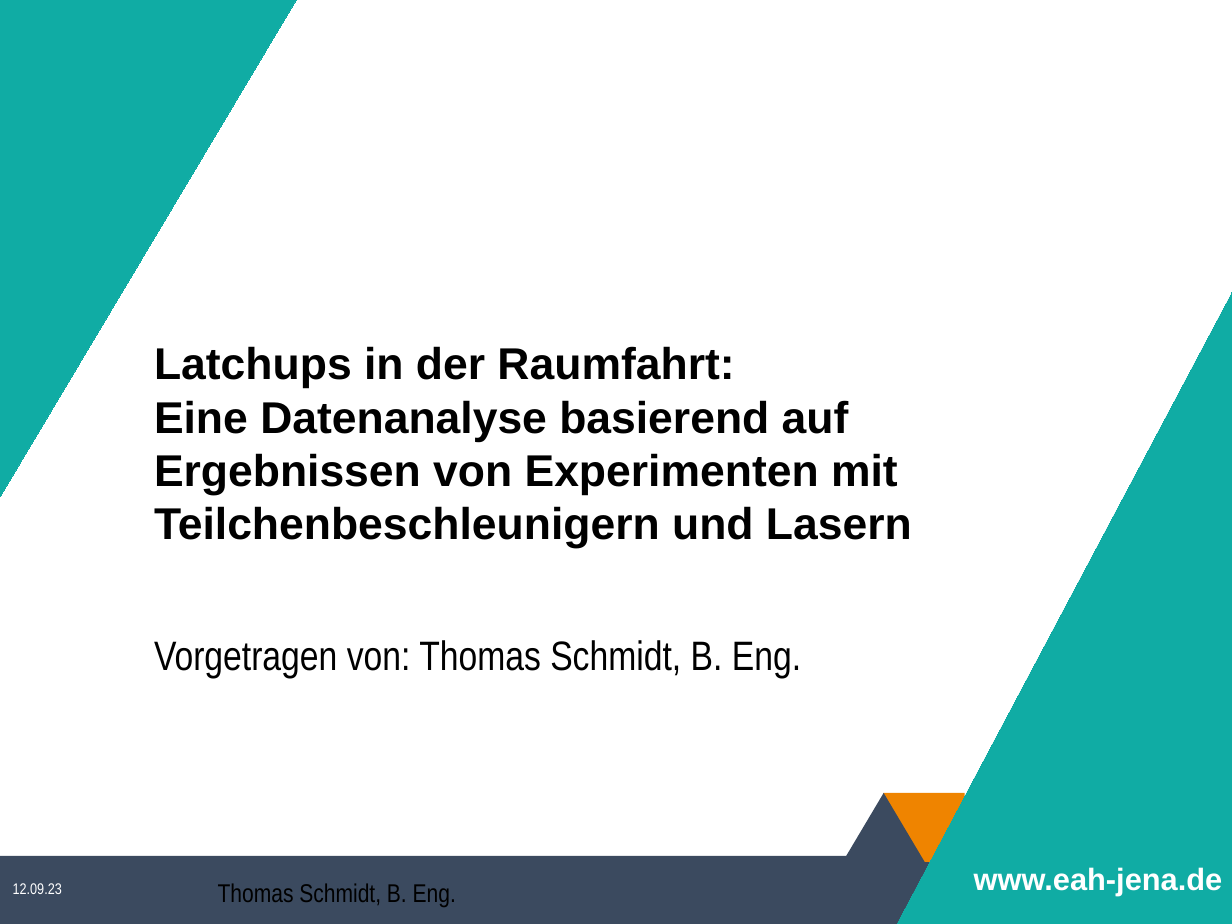
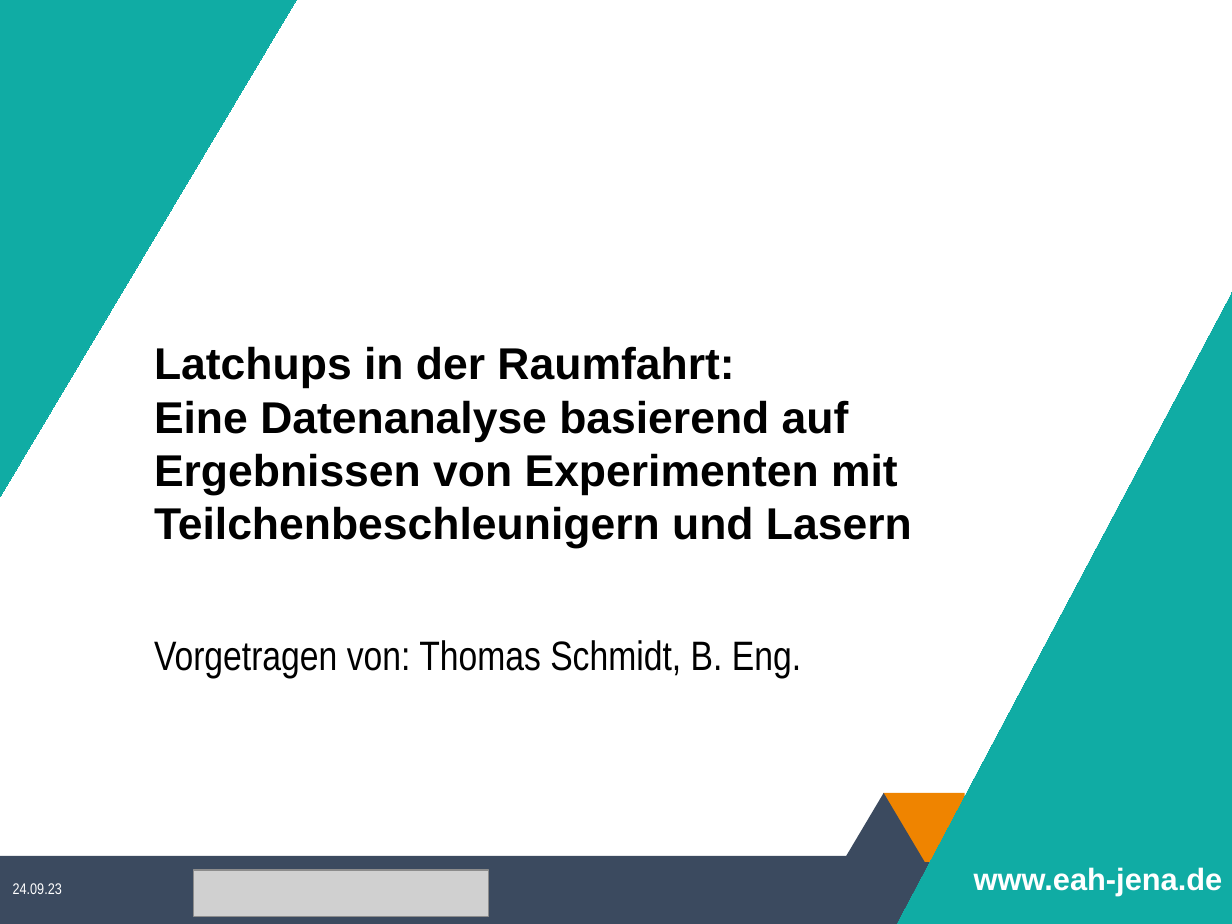
Before and after one commit to Sappy5053/Komplexpraktikum, a slide deck: slide 1 of Präsentation.odp. Drawn at 1232x924 pixels with LibreOffice and Linux fonts; fonts in the diff are those of the drawing; grey boxes stand for pictures; background and template pictures are left out. Boxes give left, top, right and bottom in pixels: in the first picture for what was removed or moved away, otherwise in the second. Text is boxed around its words. In the diff, an @@ line names an element or a change of style, - is before the commit and + after.

```diff
--- a/Präsentation.odp
+++ b/Präsentation.odp
@@ text at [13, 883, 62, 894]: text changed @@
-12.09.23
+24.09.23
@@ picture added at [193, 870, 489, 915] @@
```
Also in this commit, not shown: 4 other slides changed, 4 slides added, 45 other files.
